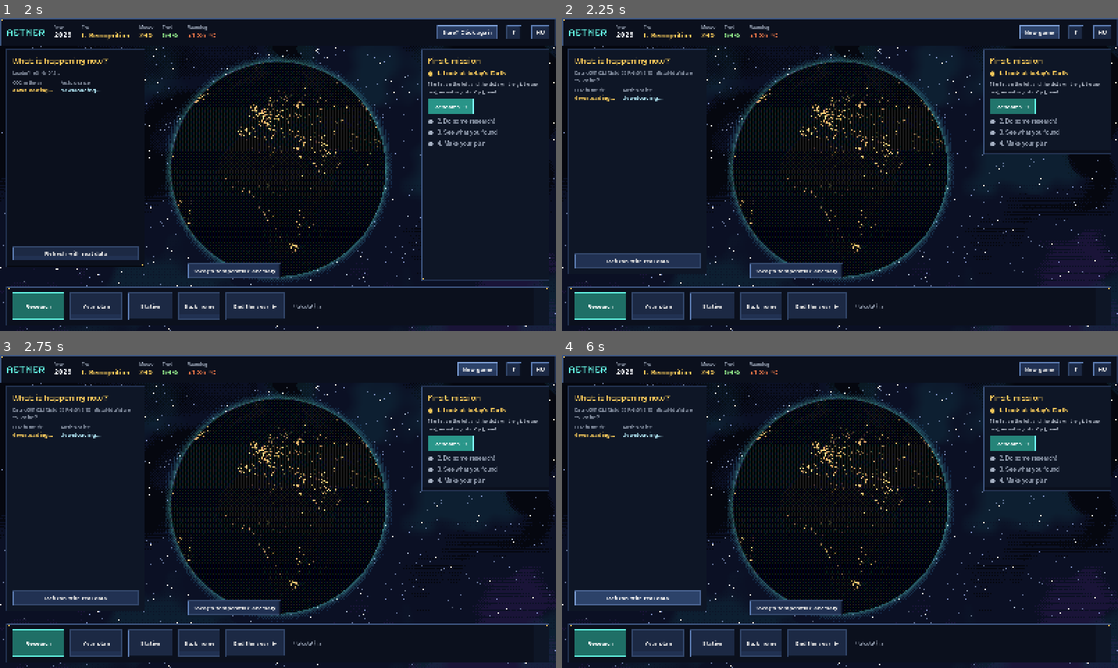
Above: before the commit, frames 1-4 (two rows, left to right).
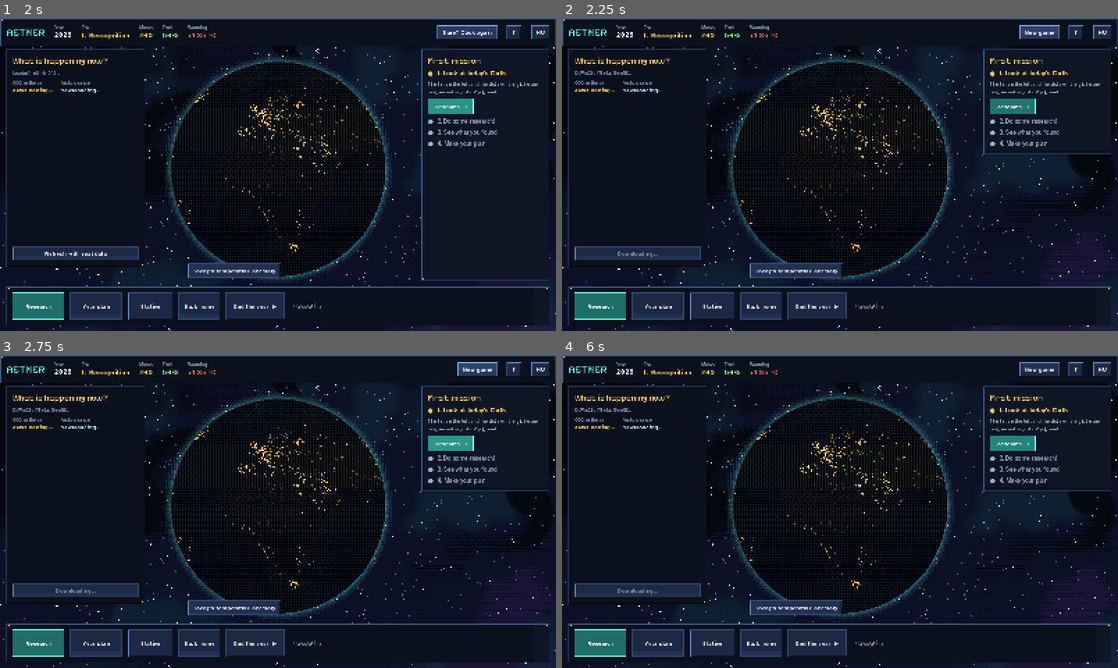
Above: after the commit, the same moments.

Repository: roadside/aether
Game: Godot game, scene res://scenes/main.tscn
Two runs of this game, one before a commit and one after it. Both use one fixed random seed, a clock stepped at 60 frames per second and the inputs below. Sound files missing from this copy of the repository are replaced by a short silence.
Inputs (mouse positions are in pixels of both pictures, inside the frame that each line leads up to):
- Up to frame 1 (2 s): tap Enter at 0.5 s; drag from (278, 165) to (333, 105) at 0.52 s; click "New game" at 1.25 s
- Up to frame 2 (2.25 s): click "Sure? Click again" at 2 s
- Up to frame 3 (2.75 s): no input
- Up to frame 4 (6 s): click "New game" at 2.75 s; click "Sure? Click again" at 3.5 s; click "?" at 4.25 s; click "HU" at 5 s; click (639, 599) at 5.75 s, where only the run before the commit has a clickable "Refresh with real data"

Frame 1 is identical in both runs. In frame 2, 1.7% of the frame differs, in the area x 1-26%, y 16-82%; in frame 3, 1.7%; in frame 4, 1.8%.

Commit message:
Küldetések: Zoltán lektorált szövegei
Co-Authored-By: Claude Fable 5.2 <noreply@anthropic.com>
Claude-Session: https://claude.ai/code/session_01T6sPwaPiVjASr8DLyjC9bo

Diff:
--- a/AETHER_godot/scripts/i18n_2.gd
+++ b/AETHER_godot/scripts/i18n_2.gd
@@ -128,9 +128,9 @@
 	"A melegedés a kibocsátott CO2 teljes mennyiségétől függ: amit egyszer kiengedtünk, az ott marad.": "Warming depends on the total amount of CO2 emitted: what we release stays there.",
 	"Miért olvad a jég?": "Why is the ice melting?",
 	"Kutass ki egy témát a jégről vagy a tengerszintről.": "Research a topic on ice or sea level.",
-	"A jég lassan reagál: amit ma teszünk, az évszázadokig hat a tengerszintre.": "Ice reacts slowly: what we do today affects sea level for centuries.",
+	"A jég lassan reagál: amit ma teszünk, az évszázadokig kihat a tengerszintre.": "Ice reacts slowly: what we do today affects sea level for centuries.",
 	"Mit jelent ez nálunk?": "What does it mean here?",
-	"Nyisd meg a „Nálunk” ablakot: hány kánikulás nap lesz 2100-ban a terved szerint?": "Open “Back home”: how many hot days will there be in 2100 with your plan?",
+	"Nyisd meg a „Nálunk” ablakot: hány forró nap lesz 2100-ban a terved szerint?": "Open “Back home”: how many hot days will there be in 2100 with your plan?",
 	"A globális fokok helyben napokban mérhetők: minden tized fok számít.": "Global degrees are counted in days locally: every tenth of a degree counts.",
 	"Gyors győzelem": "Quick win",
 	"Csökkentsd a metánt legalább 30%-kal 2030-ig.": "Cut methane by at least 30% by 2030.",
@@ -139,8 +139,8 @@
 	"Kutasd ki a városi fákat vagy a hőségriasztást, hogy a hőhullám kisebb kárt okozzon.": "Research city trees or heat warnings, so a heatwave does less damage.",
 	"A hőség ellen helyben is lehet védekezni, de a melegedést ez nem állítja meg.": "You can protect people from heat locally, but this does not stop warming.",
 	"Gát vagy mocsár?": "Dike or marsh?",
-	"Kutasd ki a gátakat és a parti vizes élőhelyeket, és védd meg a partot egy dagály idején.": "Research dikes and coastal wetlands, and protect the coast during a storm surge.",
-	"A gát gyorsan véd, de drága; a mocsár lassabban, de magától is nő a tengerrel. A legjobb a kettő együtt.": "A dike protects fast but is costly; a marsh is slower but grows with the sea. Best is both together.",
+	"Kutasd ki a gátakat és a parti vizek élőhelyeit, és védd meg a partot egy dagály idején.": "Research dikes and coastal wetlands, and protect the coast during a storm surge.",
+	"A gát gyorsan véd, de drága; a mocsár lassabban, de magától is nő a tengerrel. A legjobb a kettőt együtt használni.": "A dike protects fast but is costly; a marsh is slower but grows with the sea. It's best to use both together.",
 	"Ki fizeti?": "Who pays?",
 	"Vezess be egy tervet úgy, hogy közben a bizalom ne essen 40% alá öt évig.": "Adopt a plan while keeping trust above 40% for five years.",
 	"A gyors változáshoz az emberek bizalma kell, és azt ellenőrzött tudással lehet megszerezni.": "Fast change needs people's trust, and you earn it with checked knowledge.",
--- a/AETHER_godot/scripts/missions.gd
+++ b/AETHER_godot/scripts/missions.gd
@@ -37,10 +37,10 @@
 	 "temak": ["gronland", "antarktisz", "gleccser", "tengerszint", "permafroszt"],
 	 "cim": "Miért olvad a jég?",
 	 "cel": "Kutass ki egy témát a jégről vagy a tengerszintről.",
-	 "tanulsag": "A jég lassan reagál: amit ma teszünk, az évszázadokig hat a tengerszintre."},
+	 "tanulsag": "A jég lassan reagál: amit ma teszünk, az évszázadokig kihat a tengerszintre."},
 	{"id": "nalunk", "ut": true, "korszak": 1, "ugras": "nalunk",
 	 "cim": "Mit jelent ez nálunk?",
-	 "cel": "Nyisd meg a „Nálunk” ablakot: hány kánikulás nap lesz 2100-ban a terved szerint?",
+	 "cel": "Nyisd meg a „Nálunk” ablakot: hány forró nap lesz 2100-ban a terved szerint?",
 	 "tanulsag": "A globális fokok helyben napokban mérhetők: minden tized fok számít."},
 	{"id": "metan", "ut": true, "korszak": 2, "ugras": "terv",
 	 "cim": "Gyors győzelem",
@@ -52,8 +52,8 @@
 	 "tanulsag": "A hőség ellen helyben is lehet védekezni, de a melegedést ez nem állítja meg."},
 	{"id": "part", "ut": true, "korszak": 3, "ugras": "kutatas", "temak": ["gatak", "vizes_part"],
 	 "cim": "Gát vagy mocsár?",
-	 "cel": "Kutasd ki a gátakat és a parti vizes élőhelyeket, és védd meg a partot egy dagály idején.",
-	 "tanulsag": "A gát gyorsan véd, de drága; a mocsár lassabban, de magától is nő a tengerrel. A legjobb a kettő együtt."},
+	 "cel": "Kutasd ki a gátakat és a parti vizek élőhelyeit, és védd meg a partot egy dagály idején.",
+	 "tanulsag": "A gát gyorsan véd, de drága; a mocsár lassabban, de magától is nő a tengerrel. A legjobb a kettőt együtt használni."},
 	{"id": "penz", "ut": true, "korszak": 3, "ugras": "terv",
 	 "cim": "Ki fizeti?",
 	 "cel": "Vezess be egy tervet úgy, hogy közben a bizalom ne essen 40% alá öt évig.",
